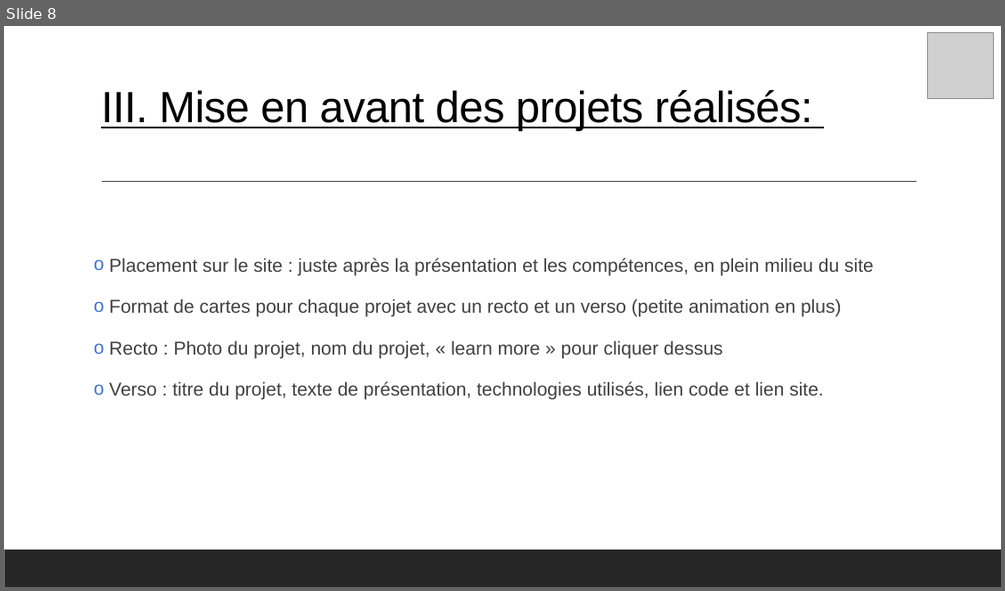
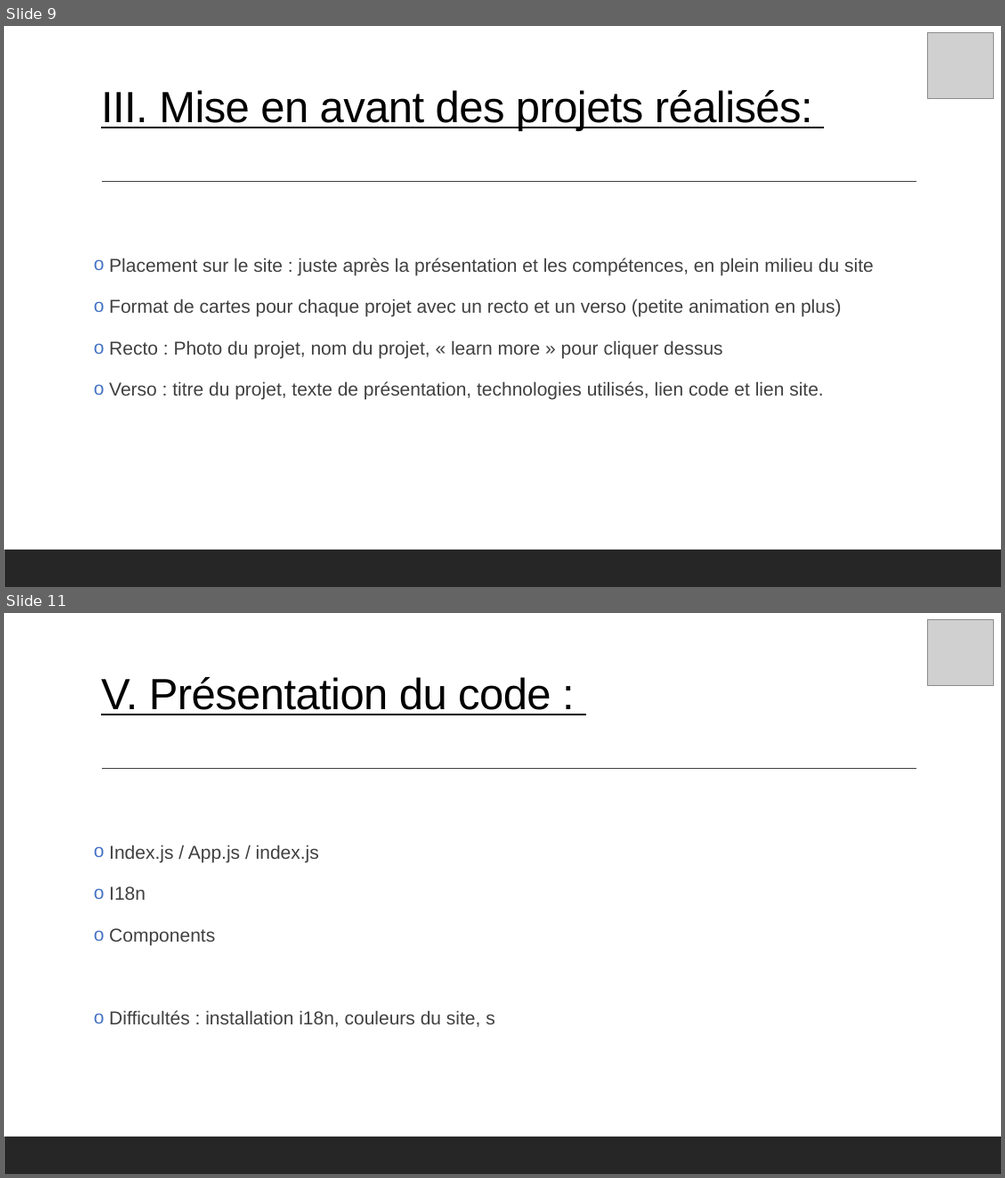
Before and after one commit to mathc28/portfolio, a slide deck: PrésentationP12.pptx. Shown one above the other, each under a label of ours: slide 8 before the commit, slides 9 and 11 after it; the slides between them are not shown. The pictures are 1005x591 and 1005x1178 pixels, drawn with LibreOffice and Linux fonts; fonts in the diff are those of the drawing; grey boxes stand for pictures. Boxes give left, top, right and bottom in pixels: in the first picture for what was removed or moved away, otherwise in the second. Text is boxed around its words. In the diff, an @@ line names an element or a change of style, - is before the commit and + after.

```diff
--- a/PrésentationP12.pptx
+++ b/PrésentationP12.pptx
@@ slide 11 added at box(4, 613, 1001, 1174), background #FFFFFF; not listed: 2 template elements that a slide beside it also shows @@
@@ picture added at box(928, 620, 994, 686) @@
@@ title added at box(101, 677, 550, 715), 42 pt, text #000000, underline @@
+V. Présentation du code :
@@ text added at box(109, 844, 494, 1027), 18 pt, text #404040 @@
+o Index.js / App.js / index.js
+o I18n
+o Components
+o Difficultés : installation i18n, couleurs du site, s
@@ what was slide 8 is now slide 9 @@
```
Also in this commit, not shown: 4 slides changed, 2 other slides added, 1 slide removed, 3 other files.
